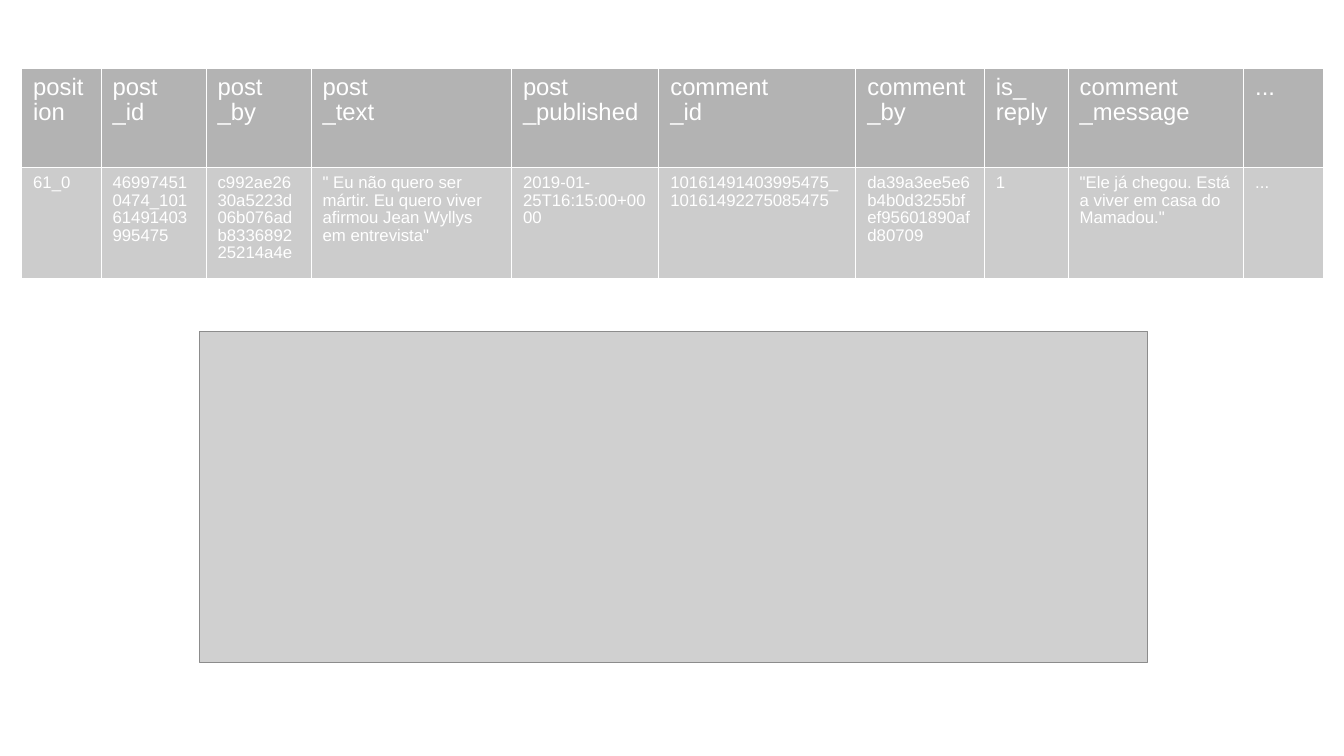
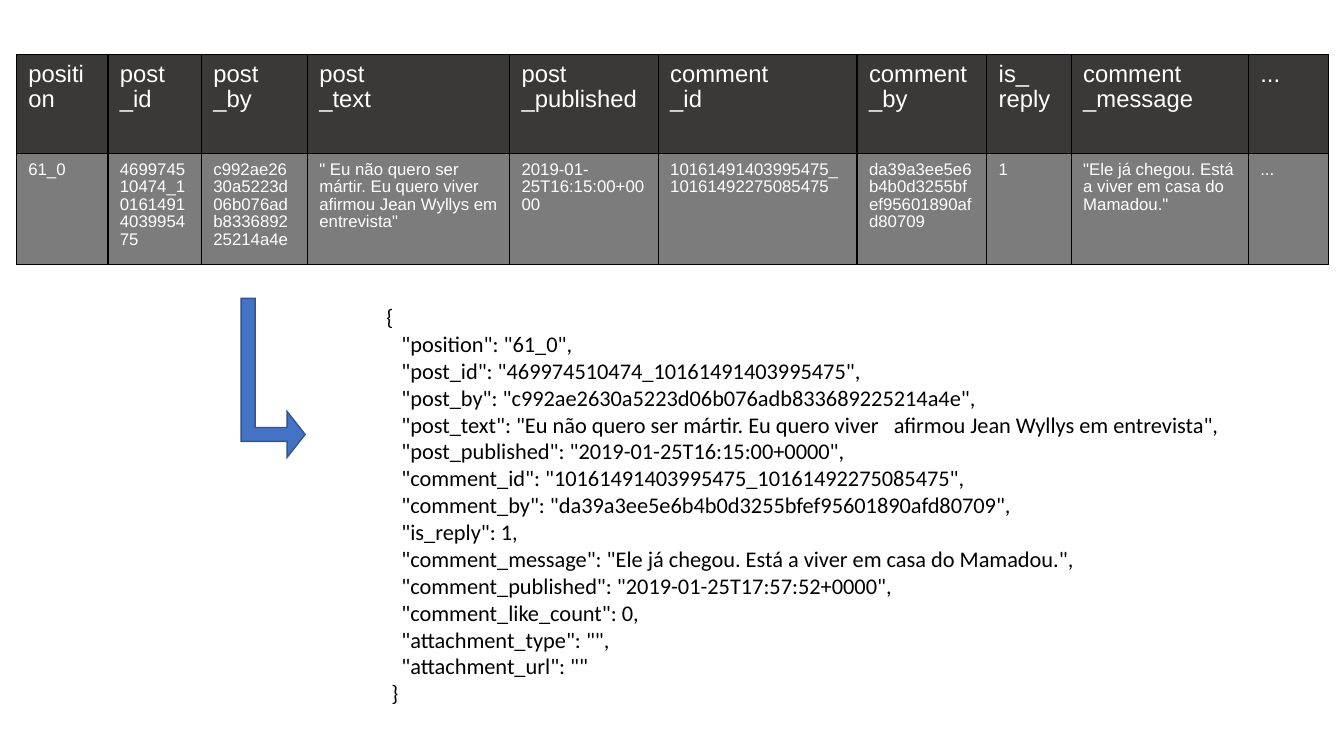
Before and after one commit to BrunoCarvalho017/LEI, a slide deck: slide 10 of Apresentacao/apr1.pptx (slide 9 before the commit). Drawn at 1344x756 pixels with LibreOffice and Linux fonts; fonts in the diff are those of the drawing; grey boxes stand for pictures. Boxes give left, top, right and bottom in pixels: in the first picture for what was removed or moved away, otherwise in the second. Text is boxed around its words. In the diff, an @@ line names an element or a change of style, - is before the commit and + after.

```diff
--- a/Apresentacao/apr1.pptx
+++ b/Apresentacao/apr1.pptx
@@ table at bbox=[16, 54, 1330, 520] @@
@@ fill #B3B3B3 to #3B3838 in row 1 @@
@@ fill #CCCCCC to #7C7C7C in row 2 @@
@@ borders changed @@
@@ table: place and size @@
-table at bbox=[21, 69, 1324, 278]
+table at bbox=[16, 54, 1330, 520]
@@ bent up arrow added at bbox=[241, 298, 306, 458], fill #4472C4, outline #325491 1 pt @@
@@ picture removed at bbox=[200, 332, 1148, 662] @@
@@ text added at bbox=[401, 337, 1218, 677], 16 pt, text #000000 @@
+{
+"position": "61_0",
+"post_id": "469974510474_10161491403995475",
+"post_by": "c992ae2630a5223d06b076adb833689225214a4e",
+"post_text": "Eu não quero ser mártir. Eu quero viver afirmou Jean Wyllys em entrevista",
+"post_published": "2019-01-25T16:15:00+0000",
+"comment_id": "10161491403995475_10161492275085475",
+"comment_by": "da39a3ee5e6b4b0d3255bfef95601890afd80709",
+"is_reply": 1,
+"comment_message": "Ele já chegou. Está a viver em casa do Mamadou.",
+"comment_published": "2019-01-25T17:57:52+0000",
+"comment_like_count": 0,
+"attachment_type": "",
+"attachment_url": ""
+}
```
Also in this commit, not shown: 7 other slides changed, 5 slides added, 3 slides removed, 6 other files.
